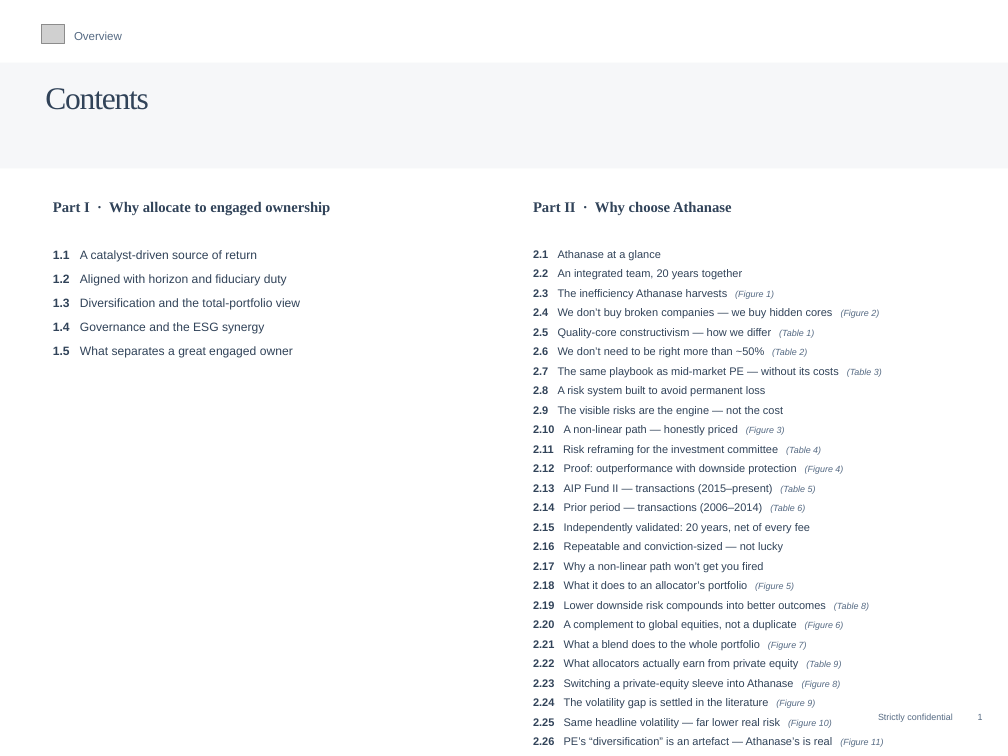
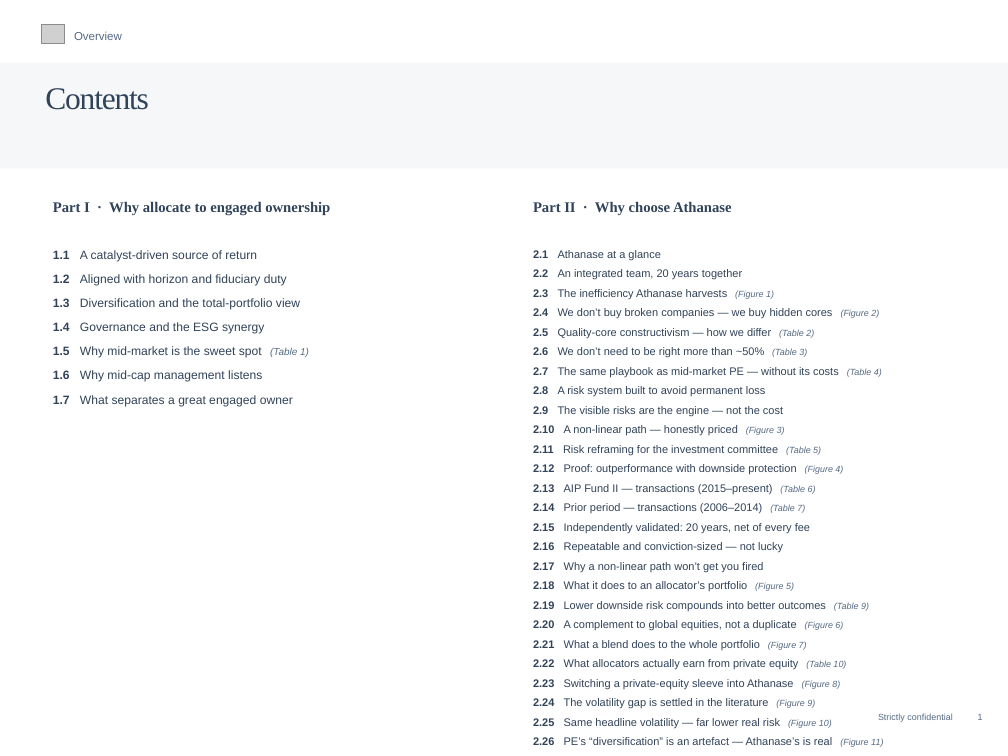
Before and after one commit to charette-lab/Claude, a slide deck: slide 2 of Athanase_Engaged_Ownership_Allocator_Deck.pptx. Drawn at 1008x756 pixels with LibreOffice and Linux fonts; fonts in the diff are those of the drawing; grey boxes stand for pictures. Boxes give left, top, right and bottom in pixels: in the first picture for what was removed or moved away, otherwise in the second. Text is boxed around its words. In the diff, an @@ line names an element or a change of style, - is before the commit and + after.

```diff
--- a/Athanase_Engaged_Ownership_Allocator_Deck.pptx
+++ b/Athanase_Engaged_Ownership_Allocator_Deck.pptx
@@ text at box(533, 328, 882, 377): text changed @@
-2.5 Quality-core constructivism — how we differ (Table 1)
-2.6 We don’t need to be right more than ~50% (Table 2)
-2.7 The same playbook as mid-market PE — without its costs (Table 3)
+2.5 Quality-core constructivism — how we differ (Table 2)
+2.6 We don’t need to be right more than ~50% (Table 3)
+2.7 The same playbook as mid-market PE — without its costs (Table 4)
@@ text at box(53, 346, 309, 406): text changed @@
-1.5 What separates a great engaged owner
+1.5 Why mid-market is the sweet spot (Table 1)
+1.6 Why mid-cap management listens
+1.7 What separates a great engaged owner
@@ text at box(533, 445, 821, 455): text changed @@
-2.11 Risk reframing for the investment committee (Table 4)
+2.11 Risk reframing for the investment committee (Table 5)
@@ text at box(533, 484, 816, 513): text changed @@
-2.13 AIP Fund II — transactions (2015–present) (Table 5)
-2.14 Prior period — transactions (2006–2014) (Table 6)
+2.13 AIP Fund II — transactions (2015–present) (Table 6)
+2.14 Prior period — transactions (2006–2014) (Table 7)
@@ text at box(533, 659, 846, 670): text changed @@
-2.22 What allocators actually earn from private equity (Table 9)
+2.22 What allocators actually earn from private equity (Table 10)
```
Also in this commit, not shown: 31 other slides changed, 2 slides added, 1 other file.
